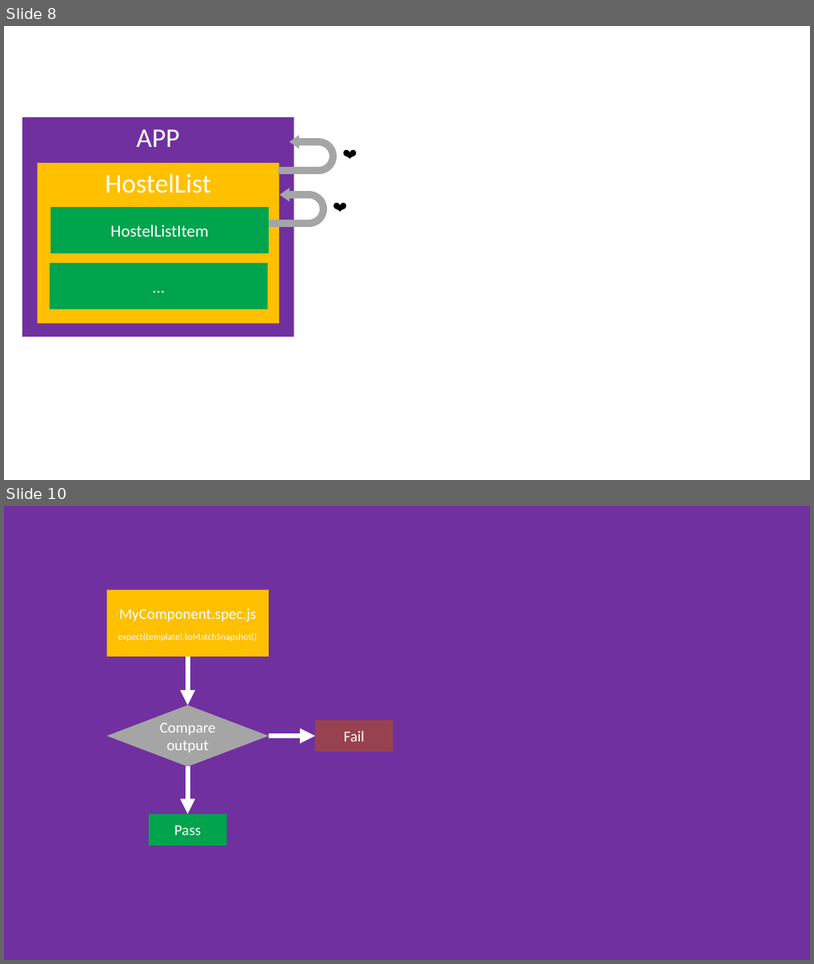
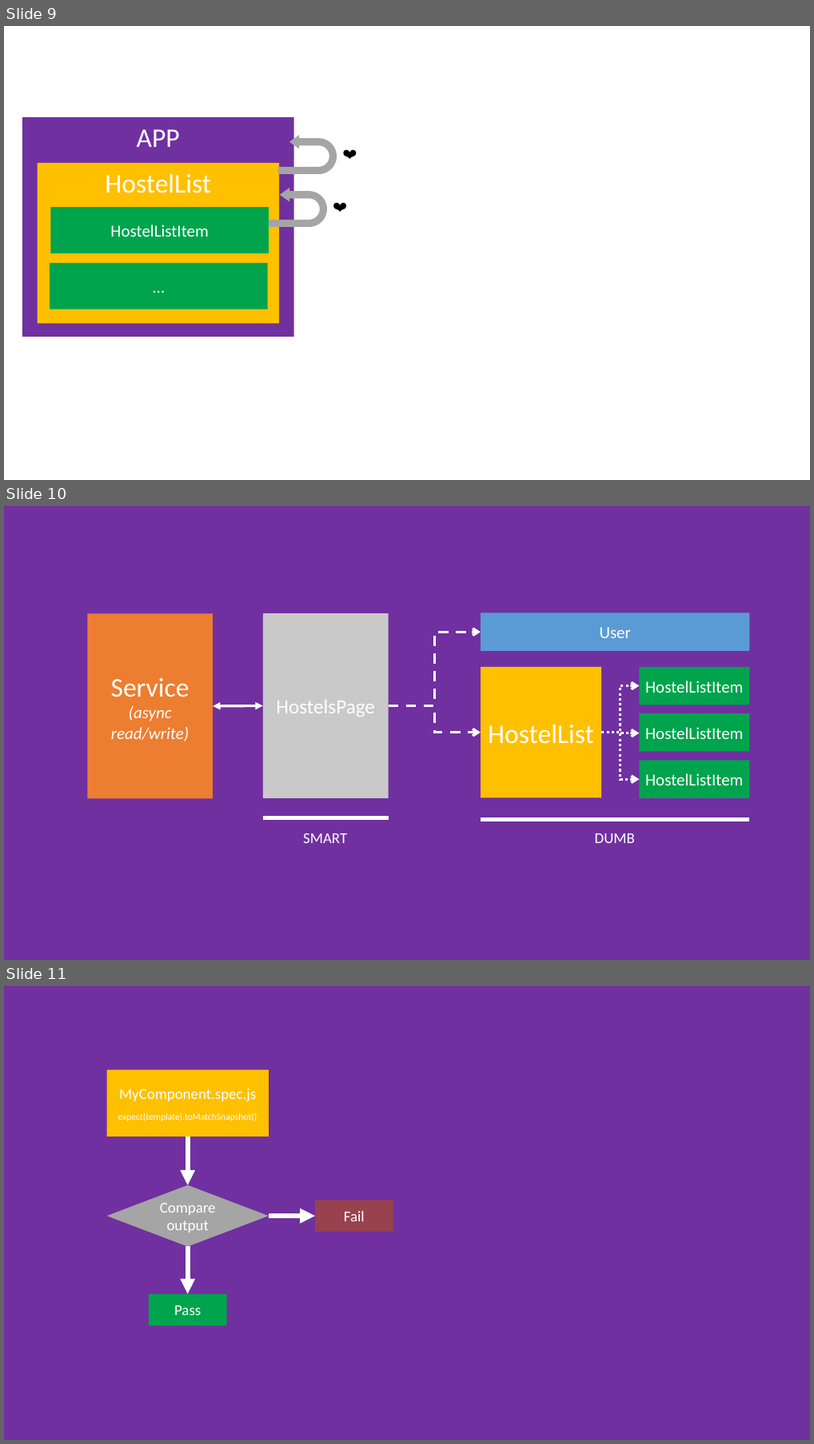
Before and after one commit to maxpou-slides/vuejs-training, a slide deck: resources/schemas.pptx. Shown one above the other, each under a label of ours: slides 8 and 10 before the commit, slides 9, 10 and 11 after it; the slides between them are not shown. The pictures are 814x964 and 814x1444 pixels, drawn with LibreOffice and Linux fonts; fonts in the diff are those of the drawing. Boxes give left, top, right and bottom in pixels: in the first picture for what was removed or moved away, otherwise in the second. Text is boxed around its words. In the diff, an @@ line names an element or a change of style, - is before the commit and + after.

Commit message:
add slides section: Smart vs Dumb components (close #1)

```diff
--- a/resources/schemas.pptx
+++ b/resources/schemas.pptx
@@ slide 10 added at [4,506,810,960], background #7030A0 @@
@@ rectangle added at [87,614,213,798], fill #ED7D31, 20 pt, text #FFFFFF, italic @@
+Service
+(async read/write)
@@ rectangle added at [263,613,388,797], fill #C9C9C9, 24 pt, text #FFFFFF @@
+HostelsPage
@@ rectangle added at [481,613,750,651], fill #5B9BD5, 20 pt, text #FFFFFF @@
+User
@@ elbow arrow added from (389, 706) to (481, 632), #FFFFFF 3 pt dashed @@
@@ rectangle added at [481,667,602,797], fill #FFC000, 32 pt, text #FFFFFF @@
+HostelList
@@ rectangle added at [640,667,750,705], fill #00A44D, 20 pt, text #FFFFFF @@
+HostelListItem
@@ elbow arrow added from (602, 732) to (640, 686), #FFFFFF 3 pt dashed @@
@@ double arrow added from (213, 706) to (263, 706), #FFFFFF 3 pt @@
@@ elbow arrow added from (389, 706) to (481, 732), #FFFFFF 3 pt dashed @@
@@ rectangle added at [640,713,750,751], fill #00A44D, 20 pt, text #FFFFFF @@
+HostelListItem
@@ elbow arrow added from (602, 732) to (640, 779), #FFFFFF 3 pt dashed @@
@@ elbow arrow added from (602, 732) to (640, 733), #FFFFFF 3 pt dashed @@
@@ rectangle added at [640,760,750,798], fill #00A44D, 20 pt, text #FFFFFF @@
+HostelListItem
@@ line added from (263, 817) to (389, 817), #FFFFFF 4.5 pt @@
@@ text added at [303,832,347,843], 18 pt, text #FFFFFF @@
+SMART
@@ line added from (481, 820) to (750, 820), #FFFFFF 4.5 pt @@
@@ text added at [595,833,635,843], 18 pt, text #FFFFFF @@
+DUMB
@@ what was slide 8 is now slide 9 @@
@@ what was slide 10 is now slide 11 @@
```
Also in this commit, not shown: 4 other files.
